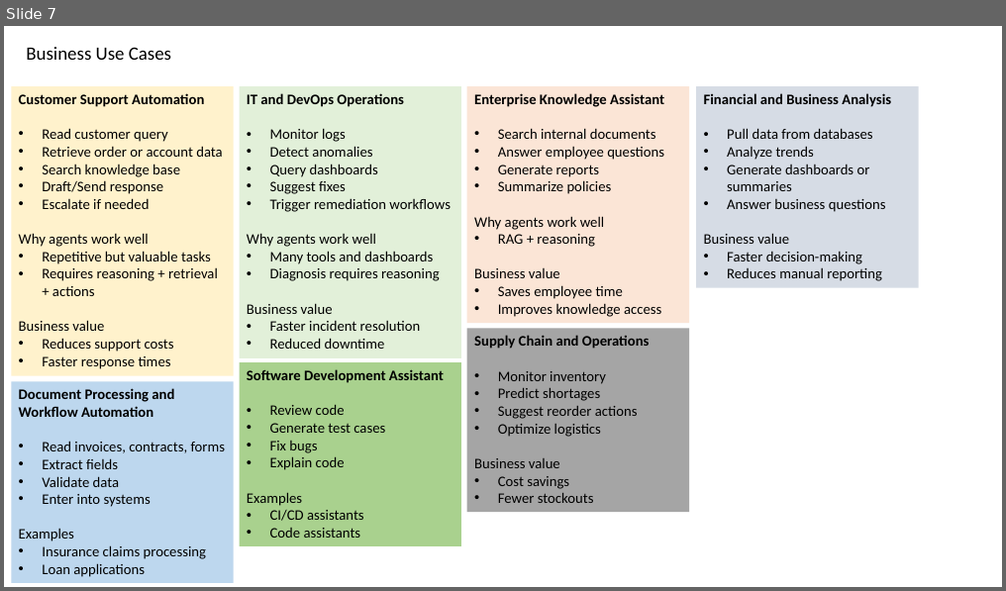
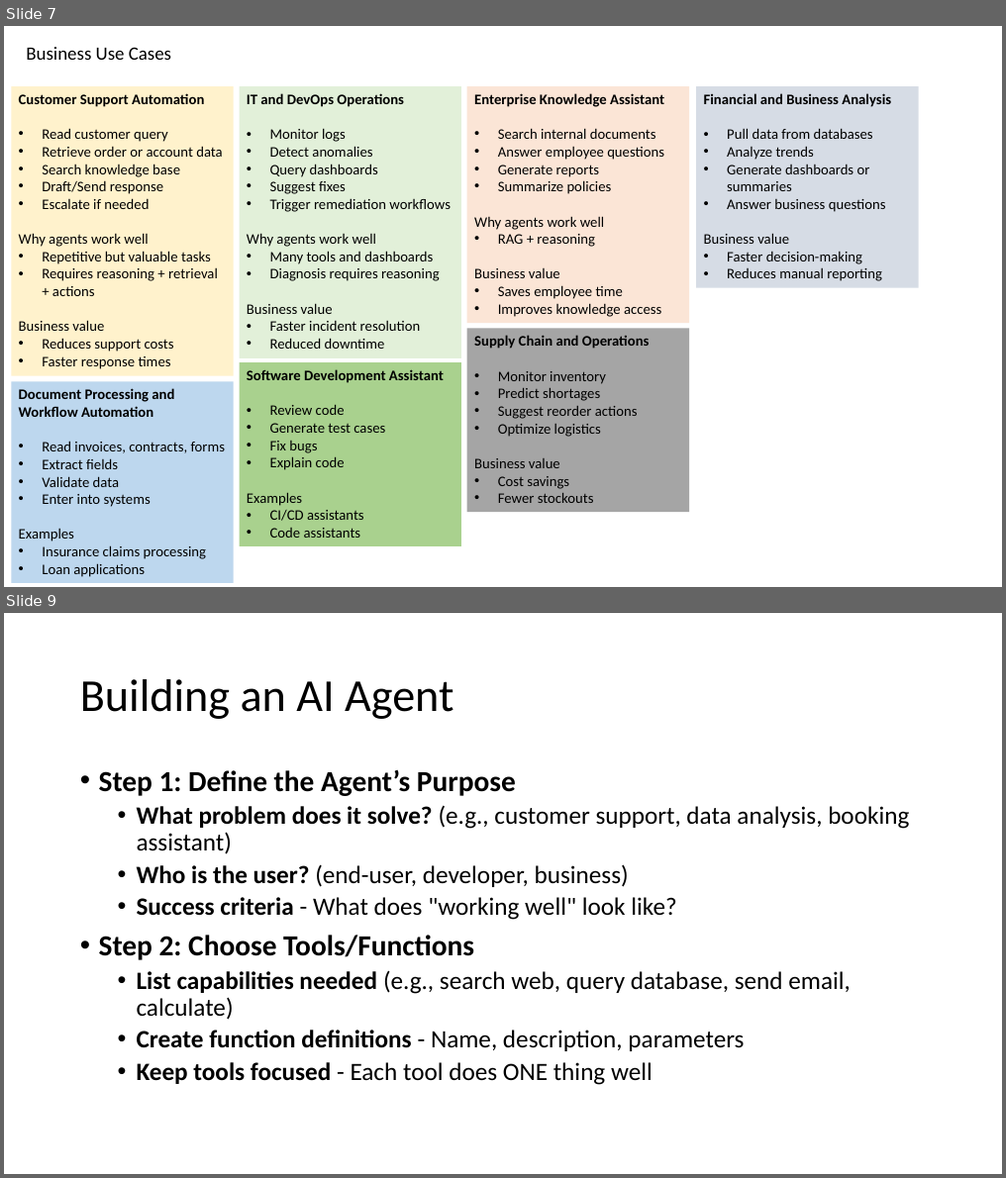
Before and after one commit to atulkahatecdac/agenticai_real, a slide deck: presentation/no-code-low-code-realpage.pptx. Shown one above the other, each under a label of ours: slide 7 before the commit, slides 7 and 9 after it; the slides between them are not shown. The pictures are 1006x591 and 1006x1178 pixels, drawn with LibreOffice and Linux fonts; fonts in the diff are those of the drawing. Boxes give left, top, right and bottom in pixels: in the first picture for what was removed or moved away, otherwise in the second. Text is boxed around its words. In the diff, an @@ line names an element or a change of style, - is before the commit and + after.

```diff
--- a/presentation/no-code-low-code-realpage.pptx
+++ b/presentation/no-code-low-code-realpage.pptx
@@ slide 9 added at (4, 613, 1002, 1174), background #FFFFFF @@
@@ title added at (80, 679, 453, 719), 44 pt, text #000000 @@
+Building an AI Agent
@@ text added at (99, 770, 909, 1085), 24 pt, text #000000 @@
+• Step 1: Define the Agent’s Purpose
+  • What problem does it solve? (e.g., customer support, data analysis, booking assistant)
+  • Who is the user? (end-user, developer, business)
+  • Success criteria - What does "working well" look like?
+• Step 2: Choose Tools/Functions
+  • List capabilities needed (e.g., search web, query database, send email, calculate)
+  • Create function definitions - Name, description, parameters
+  • Keep tools focused - Each tool does ONE thing well
```
Also in this commit, not shown: 1 slide changed, 11 other slides added, 1 other file.
